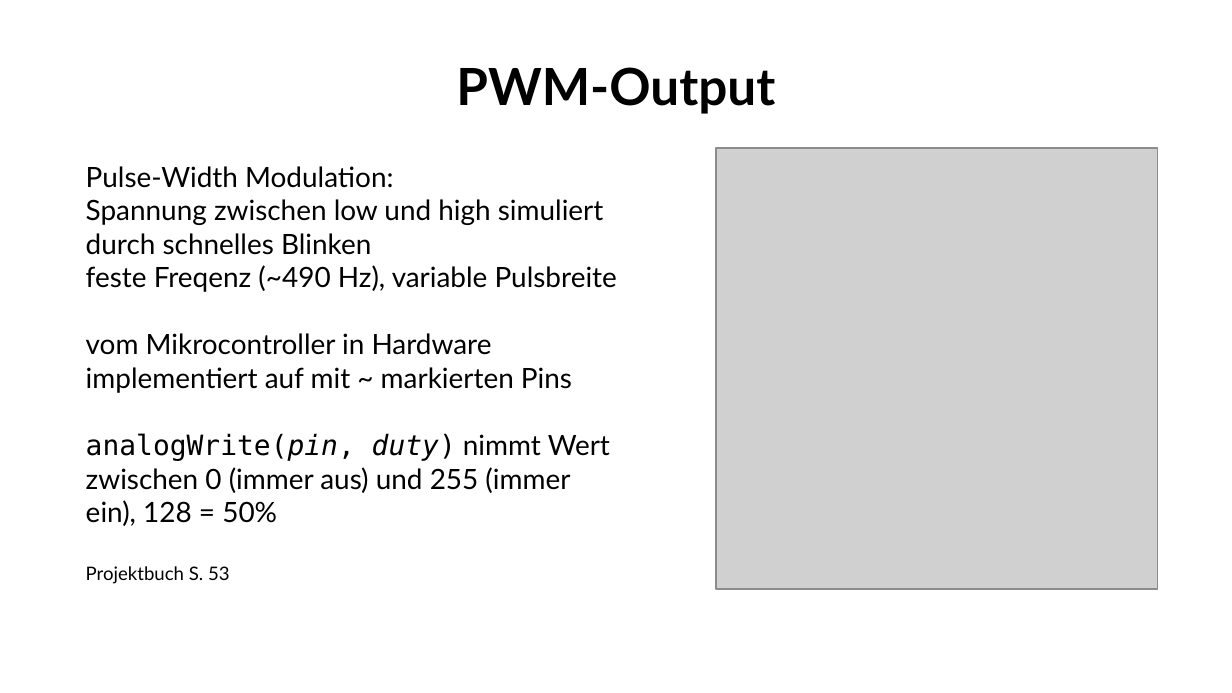
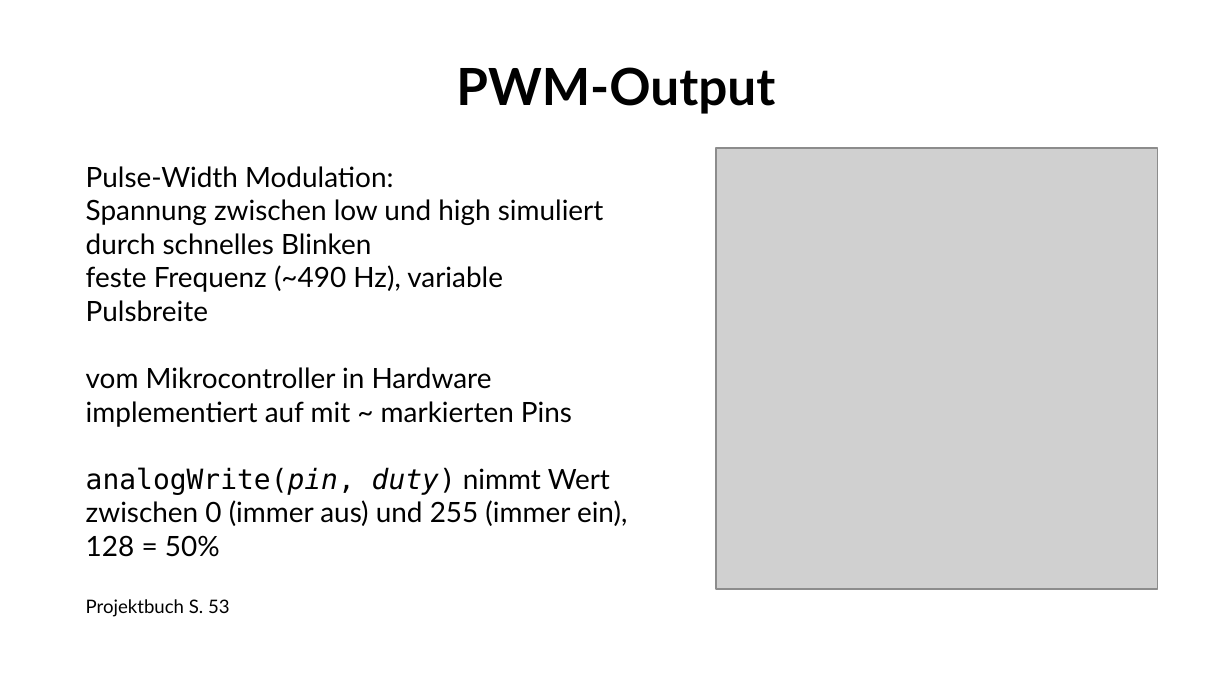
Before and after one commit to fablabwinti/workshop-arduino-1, a slide deck: slide 15 of ArduinoI.odp. Drawn at 1232x693 pixels with LibreOffice and Linux fonts; fonts in the diff are those of the drawing; grey boxes stand for pictures; background and template pictures are left out. Boxes give left, top, right and bottom in pixels: in the first picture for what was removed or moved away, otherwise in the second. Text is boxed around its words. In the diff, an @@ line names an element or a change of style, - is before the commit and + after.

```diff
--- a/ArduinoI.odp
+++ b/ArduinoI.odp
@@ text at [86, 265, 503, 322]: text changed @@
-feste Freqenz (~490 Hz), variable Pulsbreite
+feste Frequenz (~490 Hz), variable Pulsbreite
```
Also in this commit, not shown: 1 slide added, 1 other file.
